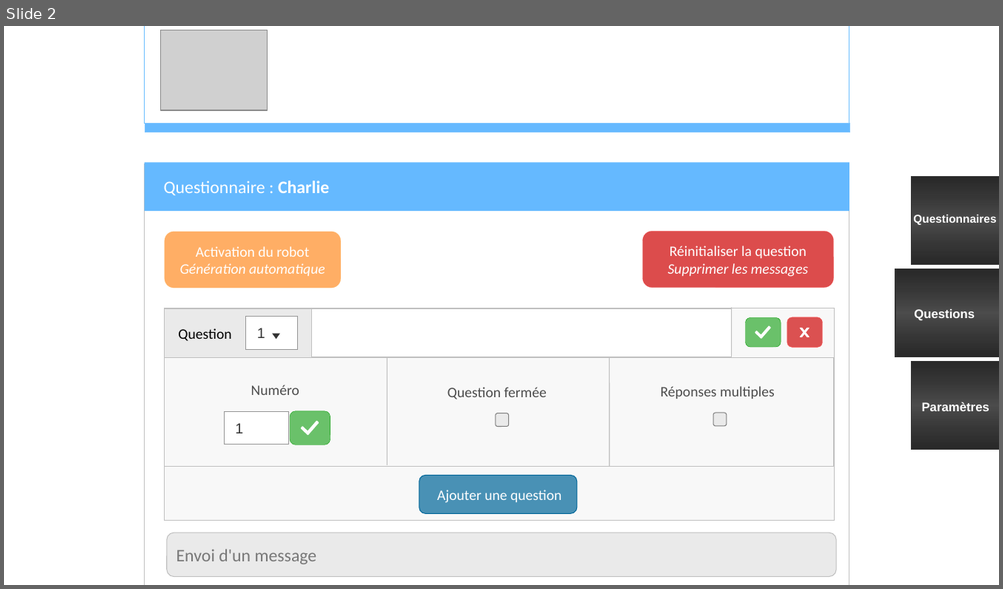
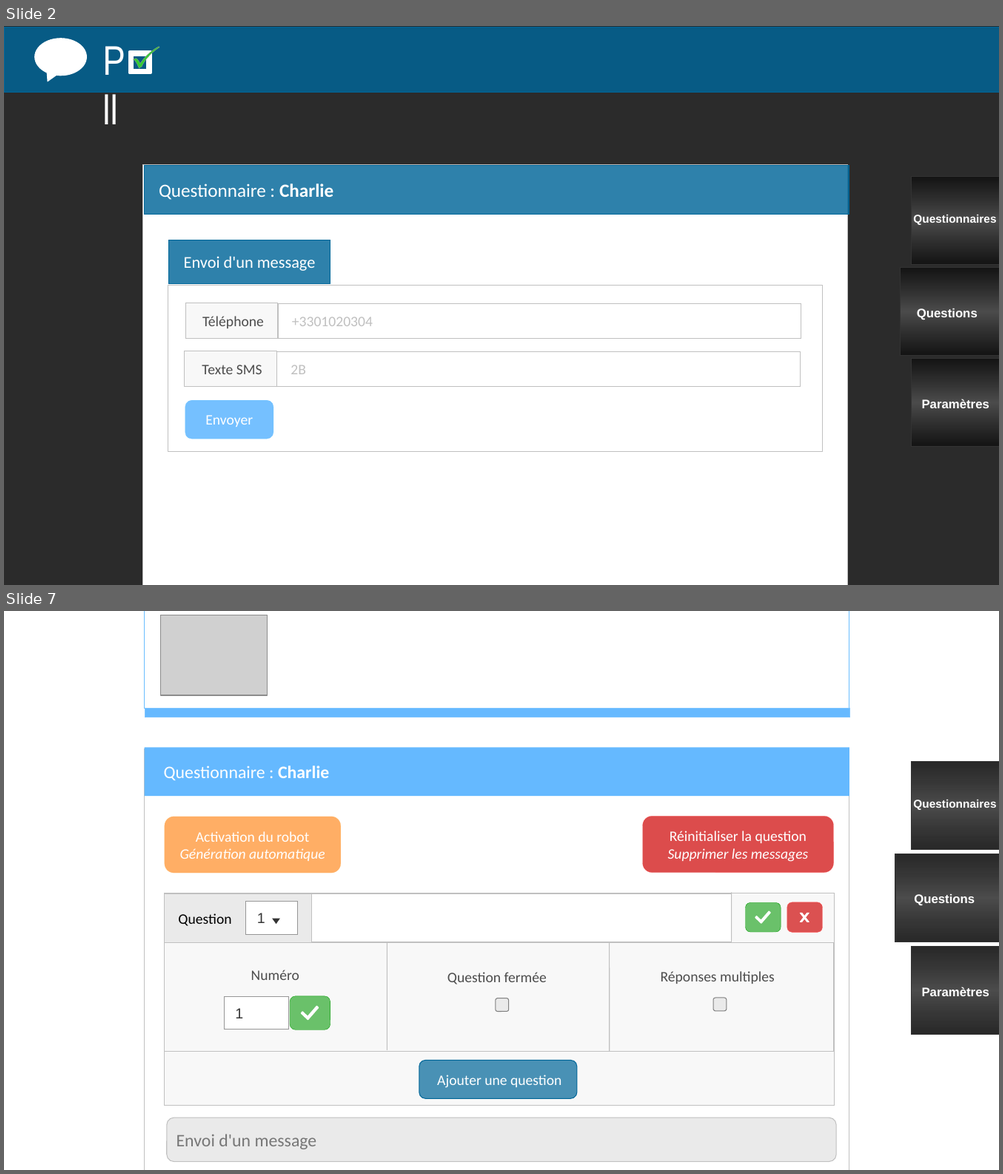
Before and after one commit to Airenn/Poll-Web, a slide deck: Poll-Web-master/maquette/maquette_page_questions.ppt. Shown one above the other, each under a label of ours: slide 2 before the commit, slides 2 and 7 after it; the slides between them are not shown. The pictures are 1003x589 and 1003x1174 pixels, drawn with LibreOffice and Linux fonts; fonts in the diff are those of the drawing; grey boxes stand for pictures; background and template pictures are left out; a plain dark background stands for a picture behind light text. Boxes give left, top, right and bottom in pixels: in the first picture for what was removed or moved away, otherwise in the second. Text is boxed around its words. In the diff, an @@ line names an element or a change of style, - is before the commit and + after.

```diff
--- a/Poll-Web-master/maquette/maquette_page_questions.ppt
+++ b/Poll-Web-master/maquette/maquette_page_questions.ppt
@@ slide 2 added at bbox=[4, 26, 999, 585], background picture (left out) @@
@@ rectangle added at bbox=[4, 27, 999, 93], fill #006699 at 82% opacity, outline #006699 0.74 pt @@
@@ speech bubble added at bbox=[34, 39, 86, 76], fill #FFFFFF, outline #FFFFFF 0.74 pt @@
@@ text added at bbox=[102, 46, 125, 124], 40 pt, text #FFFFFF @@
+P ll
@@ freeform shape added at bbox=[133, 46, 159, 67], fill #33CC33, outline #969696 0.26 pt @@
@@ freeform shape added at bbox=[129, 52, 150, 73], fill #FFFFFF, outline #FFFFFF 3 pt @@
@@ rectangle added at bbox=[142, 164, 847, 585], fill #FFFFFF, outline #C0C0C0 0.74 pt @@
@@ rectangle added at bbox=[144, 165, 848, 215], fill #006699 at 82% opacity, outline #006699 0.74 pt @@
@@ rectangle added at bbox=[910, 177, 999, 264], fill gradient #111111 to #4D4D4D, outline #333333 0.74 pt @@
@@ text added at bbox=[159, 184, 333, 200], 18 pt, text #FFFFFF @@
+Questionnaire : Charlie
@@ text added at bbox=[913, 215, 996, 225], 11 pt, text #FFFFFF, bold @@
+Questionnaires
@@ rectangle added at bbox=[899, 267, 999, 355], fill gradient #111111 to #4D4D4D, outline #333333 0.74 pt @@
@@ text added at bbox=[916, 309, 977, 320], 12 pt, text #FFFFFF, bold @@
+Questions
@@ group added at bbox=[168, 240, 822, 452]: 6 rectangles, 1 rounded rectangle @@
+Envoyer
+Envoi d'un message
+Téléphone
++3301020304
+Texte SMS
+2B
@@ rectangle added at bbox=[910, 358, 999, 446], fill gradient #111111 to #4D4D4D, outline #333333 0.74 pt @@
@@ text added at bbox=[922, 399, 989, 409], 12 pt, text #FFFFFF, bold @@
+Paramètres
@@ what was slide 2 is now slide 7 @@
```
Also in this commit, not shown: 2 slides changed, 4 other slides added, 2 other files.
